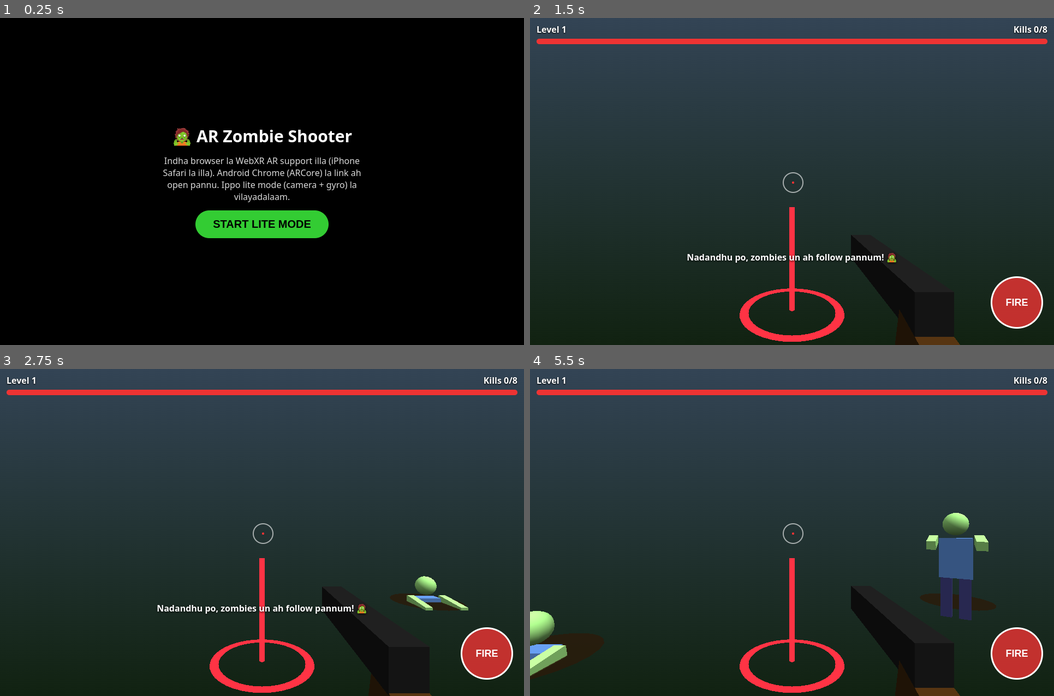
Above: before the commit, frames 1-4 (two rows, left to right).
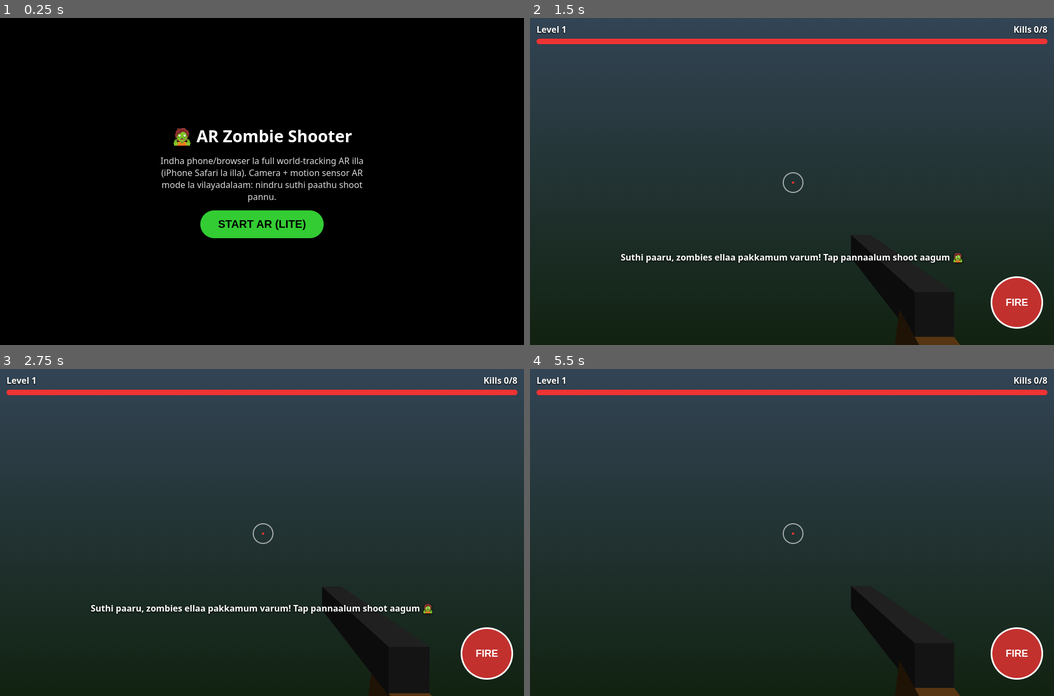
Above: after the commit, the same moments.

Repository: Chiyaan02/arZombie
Game: browser game, page index.html
Two runs of this game, one before a commit and one after it. Both use one fixed random seed, a clock stepped at 60 frames per second and the inputs below.
Inputs (mouse positions are in pixels of both pictures, inside the frame that each line leads up to):
- Up to frame 1 (0.25 s): no input
- Up to frame 2 (1.5 s): click "START LITE MODE" (after the commit: "START AR (LITE)") at 0.27 s; click (792, 309) at 0.52 s, where only the run after the commit has a clickable "📍 START HERE"; click (792, 214) at 1.07 s; tap Space at 1.1 s
- Up to frame 3 (2.75 s): tap Space at 1.6, 2.1, 2.6 s; click (157, 499) at 1.67 s; click (366, 483) at 2.27 s
- Up to frame 4 (5.5 s): click (870, 597) at 2.87 s; tap Space every 0.5 s from 3.1 to 5.1 s; click (661, 614) at 3.47 s; click (792, 467) at 4.07 s; click (949, 548) at 4.67 s; click (634, 532) at 5.27 s

The runs differ from the first frame. In frame 1, 1.9% of the frame differs, in the area x 30-70%, y 42-68%; in frame 2, 1.9%; in frame 3, 2.4%; in frame 4, 3.8%, in the area x 0-88%, y 44-99%.

Commit message:
Add files via upload

Diff:
--- a/index.html
+++ b/index.html
@@ -32,8 +32,10 @@
 <script src="https://cdnjs.cloudflare.com/ajax/libs/three.js/r128/three.min.js"></script>
 <script>
 const $=id=>document.getElementById(id);
-const renderer=new THREE.WebGLRenderer({alpha:true,antialias:true});
-renderer.setPixelRatio(Math.min(devicePixelRatio,2));renderer.localClippingEnabled=true;renderer.xr.enabled=true;
+window.addEventListener('error',e=>{$('mp').textContent='Error: '+e.message;$('msg').style.display='flex'});
+const LOW=(navigator.hardwareConcurrency||4)<=4||(navigator.deviceMemory||4)<=2;
+const renderer=new THREE.WebGLRenderer({alpha:true,antialias:!LOW,powerPreference:'high-performance'});
+renderer.setPixelRatio(LOW?1:Math.min(devicePixelRatio,2));renderer.xr.setFramebufferScaleFactor(LOW?.7:1);renderer.localClippingEnabled=true;renderer.xr.enabled=true;
 document.body.insertBefore(renderer.domElement,$('ui'));
 const scene=new THREE.Scene(),cam=new THREE.PerspectiveCamera(65,1,0.05,100);
 scene.add(new THREE.HemisphereLight(0xffffff,0x555555,1.1));
@@ -67,12 +69,12 @@
  eu.set(e.beta*d,e.alpha*d,-e.gamma*d,'YXZ');cam.quaternion.setFromEuler(eu);cam.quaternion.multiply(q1);cam.quaternion.multiply(q0.setFromAxisAngle(zee,-o));
 });
 let drag=null;
-addEventListener('pointerdown',e=>{if(!xrMode&&e.target.tagName==='CANVAS')drag=[e.clientX,e.clientY]});
+addEventListener('pointerdown',e=>{if(!xrMode&&e.target.tagName==='CANVAS'){drag=[e.clientX,e.clientY];if(gyro)shoot()}});
 addEventListener('pointerup',()=>drag=null);
 addEventListener('pointermove',e=>{if(xrMode||gyro||!drag)return;yaw-=(e.clientX-drag[0])*.005;pitch=Math.max(-1.2,Math.min(1.2,pitch-(e.clientY-drag[1])*.005));drag=[e.clientX,e.clientY];cam.rotation.set(pitch,yaw,0,'YXZ')});
 
 // Audio
-let ac;function beep(f,d,t='square',v=.15){try{ac=ac||new AudioContext();const o=ac.createOscillator(),g=ac.cr …(197 unchanged characters)…
+let ac;function beep(f,d,t='square',v=.15){try{ac=ac||new (window.AudioContext||window.webkitAudioContext)();const o=ac.createOscillator(),g=ac.cr …(197 unchanged characters)…
 
 // Zombies
 const zombies=[];
@@ -87,7 +89,7 @@
  const la=limb(.14,.65,.14,0x6fa05a,-.34,1.38),ra=limb(.14,.65,.14,0x6fa05a,.34,1.38);la.rotation.x=ra.rotation.x=-Math.PI/2.2;
  const ll=limb(.18,.7,.18,0x2a2a55,-.14,.7),rl=limb(.18,.7,.18,0x2a2a55,.14,.7);
  g.add(body,head,la,ra,ll,rl);
- let x,z,k=0;do{const a=Math.random()*Math.PI*2,r=3+Math.random()*4;x=base.x+Math.sin(a)*r;z=base.z+Math.cos(a)*r;k++}while(Math.hypot(x-P.x,z-P.z)<4&&k<12);
+ let x,z,k=0;const cx=xrMode?base.x:P.x,cz=xrMode?base.z:P.z;do{const a=Math.random()*Math.PI*2,r=xrMode?3+Math.random()*4:5+Math.random()*3;x=cx+Math.sin(a)*r;z=cz+Math.cos(a)*r;k++}while(Math.hypot(x-P.x,z-P.z)<4&&k<12);
  g.position.set(x,floorY-1.9,z);
  g.userData={hp:2+Math.floor(level/3),speed:.5+level*.1+Math.random()*.25,t:Math.random()*6,la,ra,ll,rl,atk:0,dead:0,fall:0,rise:0,head};
  const m=new THREE.Mesh(new THREE.CircleGeometry(.7,24).rotateX(-Math.PI/2),moundMat);m.position.set(x,floorY+.01,z);scene.add(m);setTimeout(()=>scene.remove(m),4000);
@@ -125,9 +127,9 @@
 function gameOver(){playing=false;clearZ();show('💀 Game Over','Level '+level+' la zombies pidichiduchu. Marupadi try pannu!','RETRY',()=>{level=1;kills=0;target=8;health=100;updHUD();playing=true})}
 
 function beginPlay(){
- phase='play';playing=true;reticle.visible=false;floorPlane.constant=-floorY;$('setfloor').style.display='none';baseMark.position.copy(base);baseMark.visible=true;spawnT=2;
+ phase='play';playing=true;reticle.visible=false;floorPlane.constant=-floorY;$('setfloor').style.display='none';baseMark.position.copy(base);baseMark.visible=xrMode;spawnT=2;
  $('hint').style.display='none';$('hud').style.display='block';$('cross').style.display='block';$('fire').style.display='block';updHUD();
- hint('Nadandhu po, zombies un ah follow pannum! 🧟',3500);
+ hint(xrMode?'Nadandhu po, zombies un ah follow pannum! 🧟':'Suthi paaru, zombies ellaa pakkamum varum! Tap pannaalum shoot aagum 🧟',3500);
 }
 function hint(t,ms){const h=$('hint');h.textContent=t;h.style.display='block';if(ms)setTimeout(()=>{if(phase==='play')h.style.display='none'},ms)}
 
@@ -143,7 +145,7 @@
  // gun follows camera
  recoil+=(0-recoil)*Math.min(1,dt*12);
  gun.visible=phase==='play';gun.position.set(.18,-.17,-.42+recoil).applyMatrix4(cam.matrixWorld);gun.quaternion.copy(Q);
- if(playing){spawnT-=dt;const alive=zombies.filter(z=>!z.userData.dead).length;if(spawnT<=0&&alive<3+level){spawn();spawnT=Math.max(.8,3-level*.25)}}
+ if(playing){spawnT-=dt;const alive=zombies.filter(z=>!z.userData.dead).length;if(spawnT<=0&&alive<Math.min(LOW?5:8,3+level)){spawn();spawnT=Math.max(.8,3-level*.25)}}
  for(let i=zombies.length-1;i>=0;i--){
   const z=zombies[i],u=z.userData;u.t+=dt*4;
   if(u.dead){u.dead+=dt;const d=Math.min(dt*4,Math.PI/2-u.fall);u.fall+=d;z.rotateX(-d);if(u.dead>1.5){scene.remove(z);zombies.splice(i,1)}continue}
@@ -177,15 +179,17 @@
  }catch(e){$('mp').textContent='AR start aagala: '+e.message;$('msg').style.display='flex'}
 }
 async function startLite(){
- try{const s=await navigator.mediaDevices.getUserMedia({video:{facingMode:{ideal:'environment'}}});$('v').srcObject=s;$('v').style.display='block'}catch(e){document.body.style.background='linear-gradient(#345,#121)'}
- try{if(DeviceOrientationEvent.requestPermission)await DeviceOrientationEvent.requestPermission()}catch(e){}
- try{ac=new AudioContext()}catch(e){}
- floorY=-1.5;base.set(0,-1.5,-3);$('msg').style.display='none';beginPlay();
+ try{ac=new (window.AudioContext||window.webkitAudioContext)();ac.resume()}catch(e){}
+ let mo=true;try{if(typeof DeviceOrientationEvent!=='undefined'&&DeviceOrientationEvent.requestPermission){mo=(await DeviceOrientationEvent.requestPermission())==='granted'}}catch(e){mo=false}
+ try{const s=await navigator.mediaDevices.getUserMedia({video:{facingMode:{ideal:'environment'},width:{ideal:1280},height:{ideal:720}},audio:false});const v=$('v');v.srcObject=s;v.style.display='block';v.play().catch(()=>{})}catch(e){document.body.style.background='linear-gradient(#345,#121)'}
+
+
+ $('msg').style.display='none';phase='scan';const sf=$('setfloor');sf.textContent='📍 START HERE';sf.style.display='block';hint(mo?'Zombies varra direction nokki phone ah pidichi START HERE press pannu. Suthi paathu shoot pannu 🔫':'⚠ Motion access kudukala. Drag panni suthi paaru, START HERE press pannu.');
 }
 (async()=>{
  try{xrOK=!!navigator.xr&&await navigator.xr.isSessionSupported('immersive-ar')}catch(e){}
- const b=$('go');b.style.display='';
- if(xrOK){$('mp').textContent='Real WebXR AR ready! START press pannu, floor ah scan pannu, appuram zombies real world la varum.';b.textContent='START AR';b.onclick=startXR}
- else{$('mp').textContent='Indha browser la WebXR AR support illa (iPhone Safari la illa). Android Chrome (ARCore) la link ah open pannu. Ippo lite mode (camera + gyro) la vilayadalaam.';b.textContent='START LITE MODE';b.onclick=startLite}
+ const b=$('go');b.style.display='';const warn=window.top!==window.self?' ⚠ Chat preview la irukku: camera/AR work aaga link ah phone browser la direct ah open pannu.':'';
+ if(xrOK){$('mp').textContent='Real WebXR AR ready! START press pannu, floor ah scan pannu, appuram zombies real world la varum.'+warn;b.textContent='START AR';b.onclick=startXR}
+ else{$('mp').textContent='Indha phone/browser la full world-tracking AR illa (iPhone Safari la illa). Camera + motion sensor AR mode la vilayadalaam: nindru suthi paathu shoot pannu.'+warn;b.textContent='START AR (LITE)';b.onclick=startLite}
 })();
 </script></body></html>
